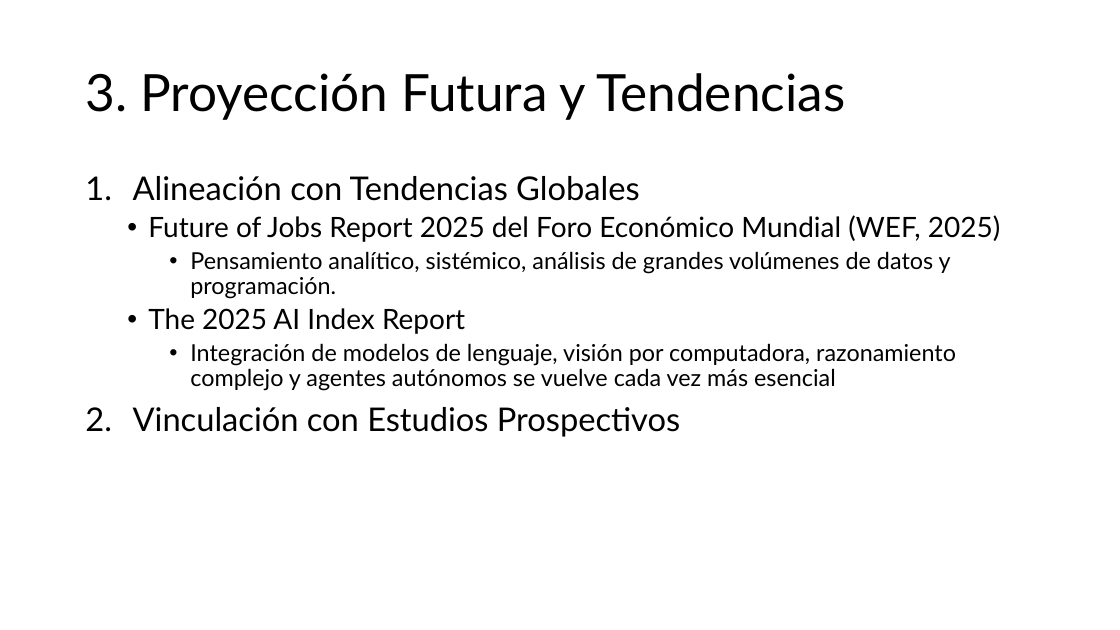
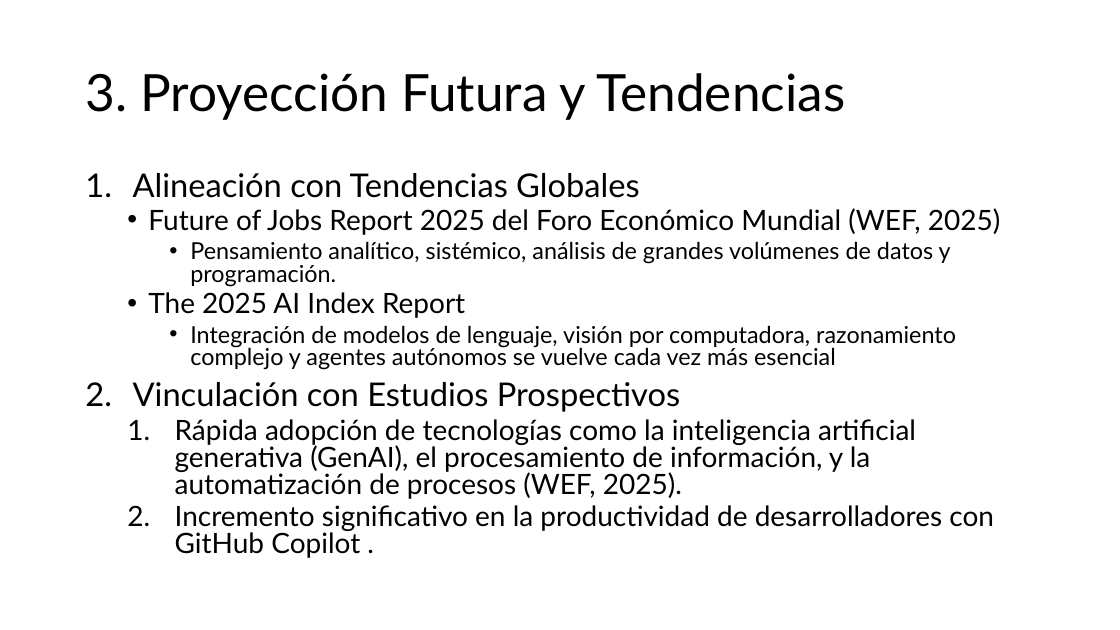
Before and after one commit to aavendan/cdia, a slide deck: slide 4 of 03 Presentación.pptx. Drawn at 1120x630 pixels with LibreOffice and Linux fonts; fonts in the diff are those of the drawing. Boxes give left, top, right and bottom in pixels: in the first picture for what was removed or moved away, otherwise in the second. Text is boxed around its words. In the diff, an @@ line names an element or a change of style, - is before the commit and + after.

Commit message:
Vinculación con Estudios Prospectivos

```diff
--- a/03 Presentación.pptx
+++ b/03 Presentación.pptx
@@ text at [133,173,1000,412]: line spacing 0.9 to 0.8 @@
@@ text at [175,419,994,558]: paragraphs added @@
+  1. Rápida adopción de tecnologías como la inteligencia artificial generativa (GenAI), el procesamiento de información, y la automatización de procesos (WEF, 2025).
+  2. Incremento significativo en la productividad de desarrolladores con GitHub Copilot .
```
Also in this commit, not shown: 1 other slide changed, 1 other file.
